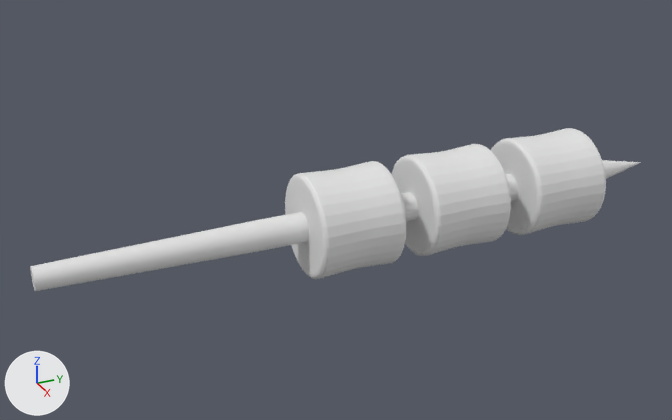
An edit to the FBX model Assets/Models/Stick w Marshmallows.fbx, drawn before and after from the same camera.
One viewpoint serves both versions: a camera (50 mm lens) standing at (2.55, -1.18, 1.31) and looking at (-0.06, 0.0, 0.01). Arrows for +X, +Y and +Z are at lower left; the lights stay in place. Where no turn or scale is listed for an object, it has been applied to the vertices.

The first picture shows 'Marshmallow 1', 'Marshmallow 2', 'Marshmallow 3', 'Stick'.
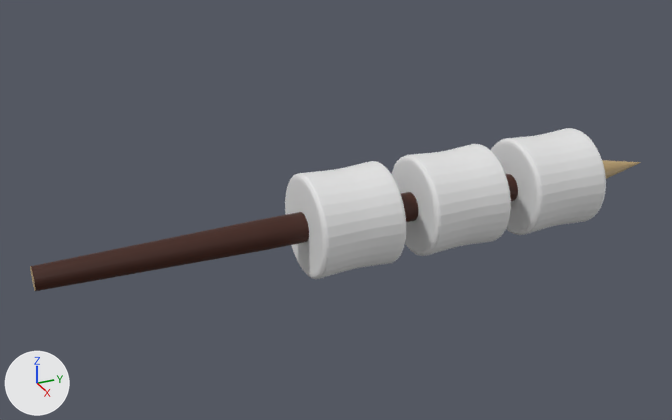
Location of each change, (x1, y1, x2, y2) in pixels of the pictures (672 x 420 px):
part 1 of me_cylinder, recoloured (white to brown): (31, 174, 518, 291) in both
part 2 of me_cylinder, recoloured (grey to brown): (602, 160, 641, 179) in both

Patch to the scene script:
```diff
--- a/Assets/Models/Stick w Marshmallows.fbx.py
+++ b/Assets/Models/Stick w Marshmallows.fbx.py
@@ mat_bark @@
+mat_bark = principled_material('Bark')
+mat_bark.base_color = (0.0495, 0.00816, 0.00106)  # brown #3f1603
@@ mat_wood @@
+mat_wood = principled_material('Wood')
+mat_wood.base_color = (0.497, 0.353, 0.169)  # brown #bba072
@@ me_cylinder @@
 me_cylinder.from_pydata(...)  # 609 vertices, 609 faces; spans x -0.05..0.05, y -0.22..2.03, z -0.05..0.05
 # used by ob_stick; location = (0.0, -0.784, 0.0)
+# me_cylinder part 1: all 576 faces centred in x -0.05..0.05, y -0.19..1.14, z -0.05..0.05 switch from no material to mat_bark (brown #3f1603)
+# me_cylinder part 2: all 32 faces centred in x -0.03..0.03, y 1.87, z -0.03..0.03 switch from no material to mat_wood (brown #bba072)
```
